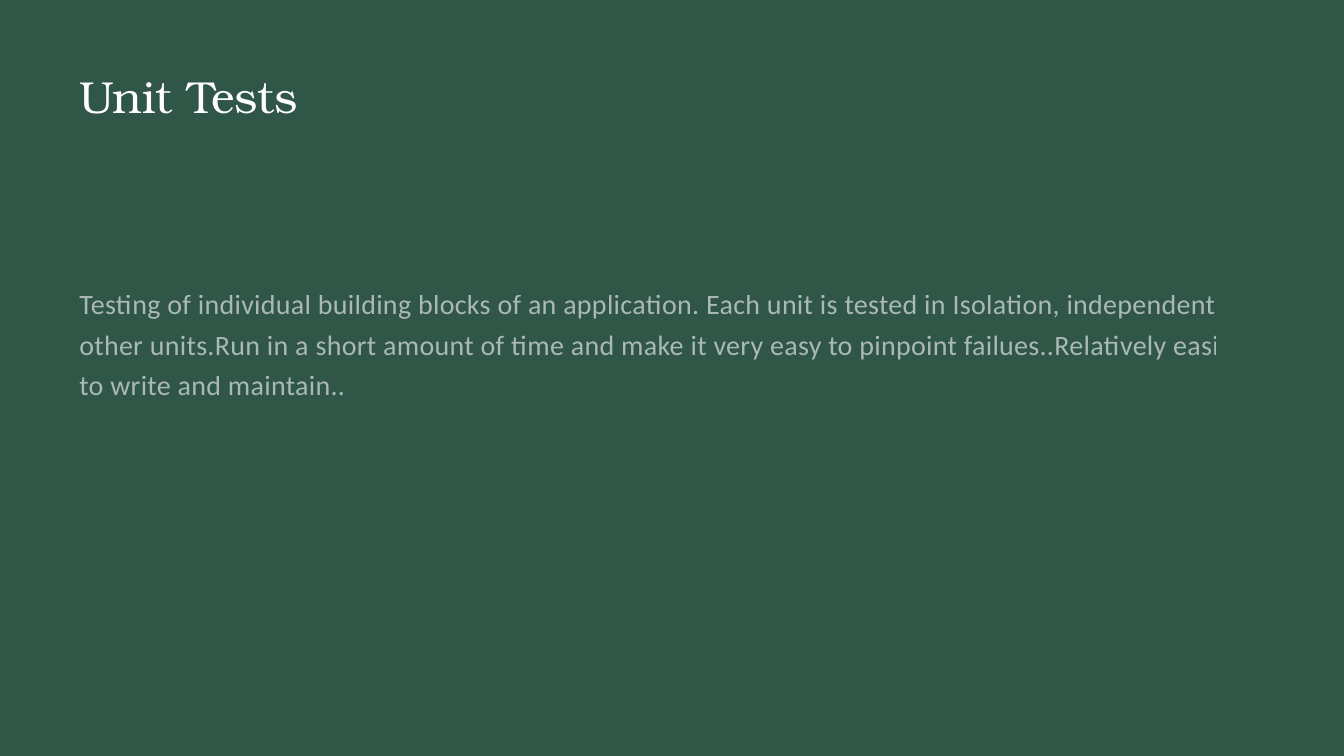
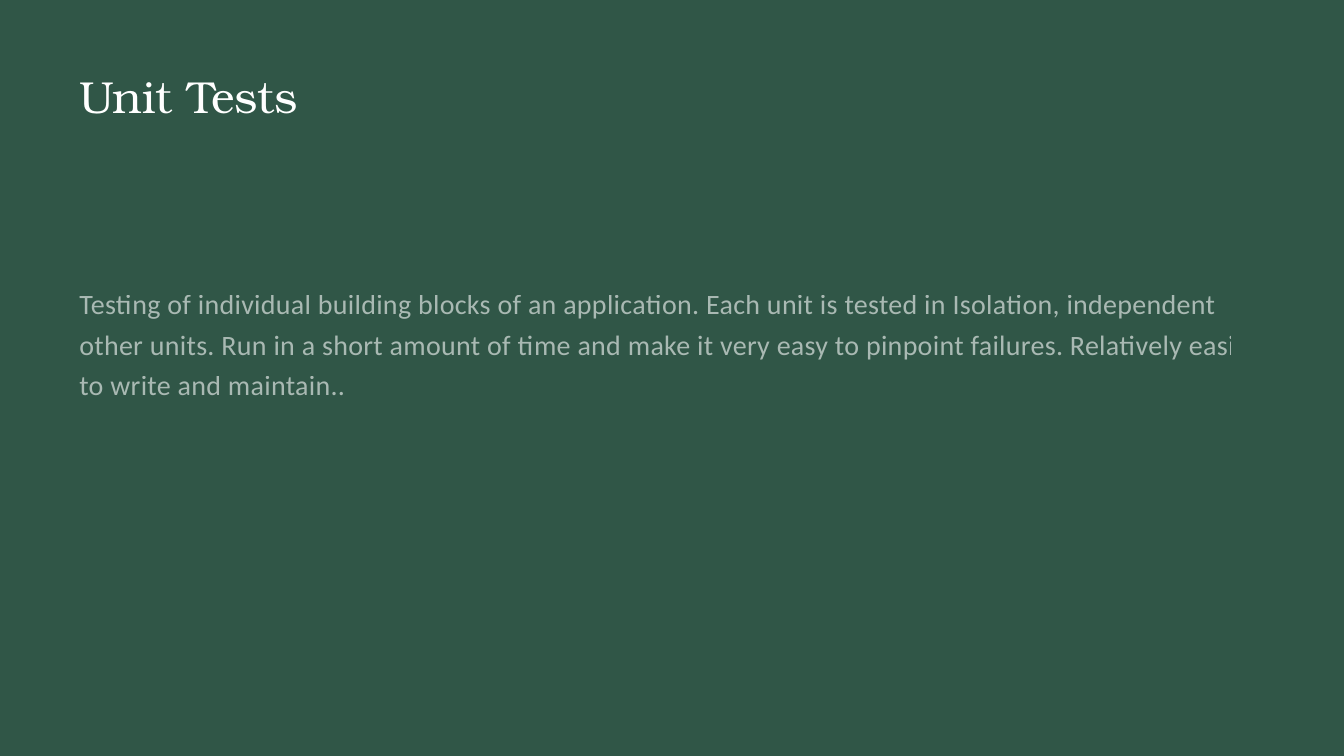
Before and after one commit to natiquekeyin/fall2023, a slide deck: slide 10 of WINTER2024/ProgramminginJavaScript/Week14/Week14.pptx. Drawn at 1344x756 pixels with LibreOffice and Linux fonts; fonts in the diff are those of the drawing. Boxes give left, top, right and bottom in pixels: in the first picture for what was removed or moved away, otherwise in the second. Text is boxed around its words. In the diff, an @@ line names an element or a change of style, - is before the commit and + after.

```diff
--- a/WINTER2024/ProgramminginJavaScript/Week14/Week14.pptx
+++ b/WINTER2024/ProgramminginJavaScript/Week14/Week14.pptx
@@ text at (x1=79, y1=295, x2=1259, y2=395): text changed @@
-Testing of individual building blocks of an application. Each unit is tested in Isolation, independent of other units.Run in a short amount of time and make it very easy to pinpoint failues..Relatively easier to write and maintain...
+Testing of individual building blocks of an application. Each unit is tested in Isolation, independent of other units. Run in a short amount of time and make it very easy to pinpoint failures. Relatively easier to write and maintain...
```
Also in this commit, not shown: 2 other slides changed, 1 other file.
